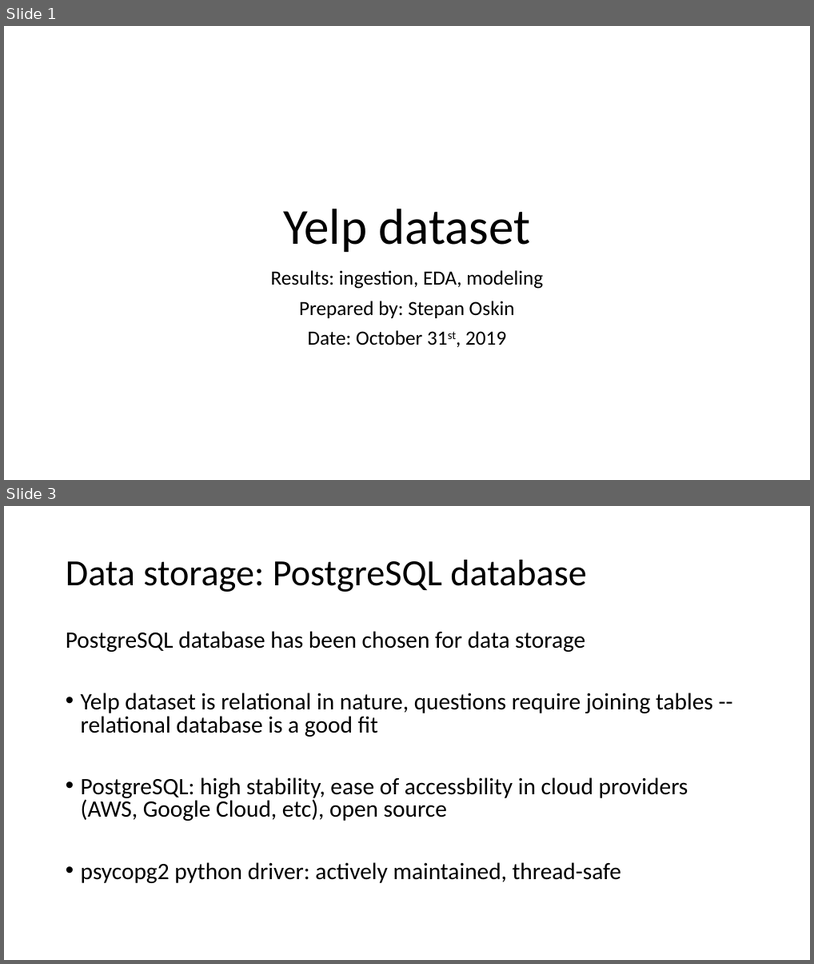
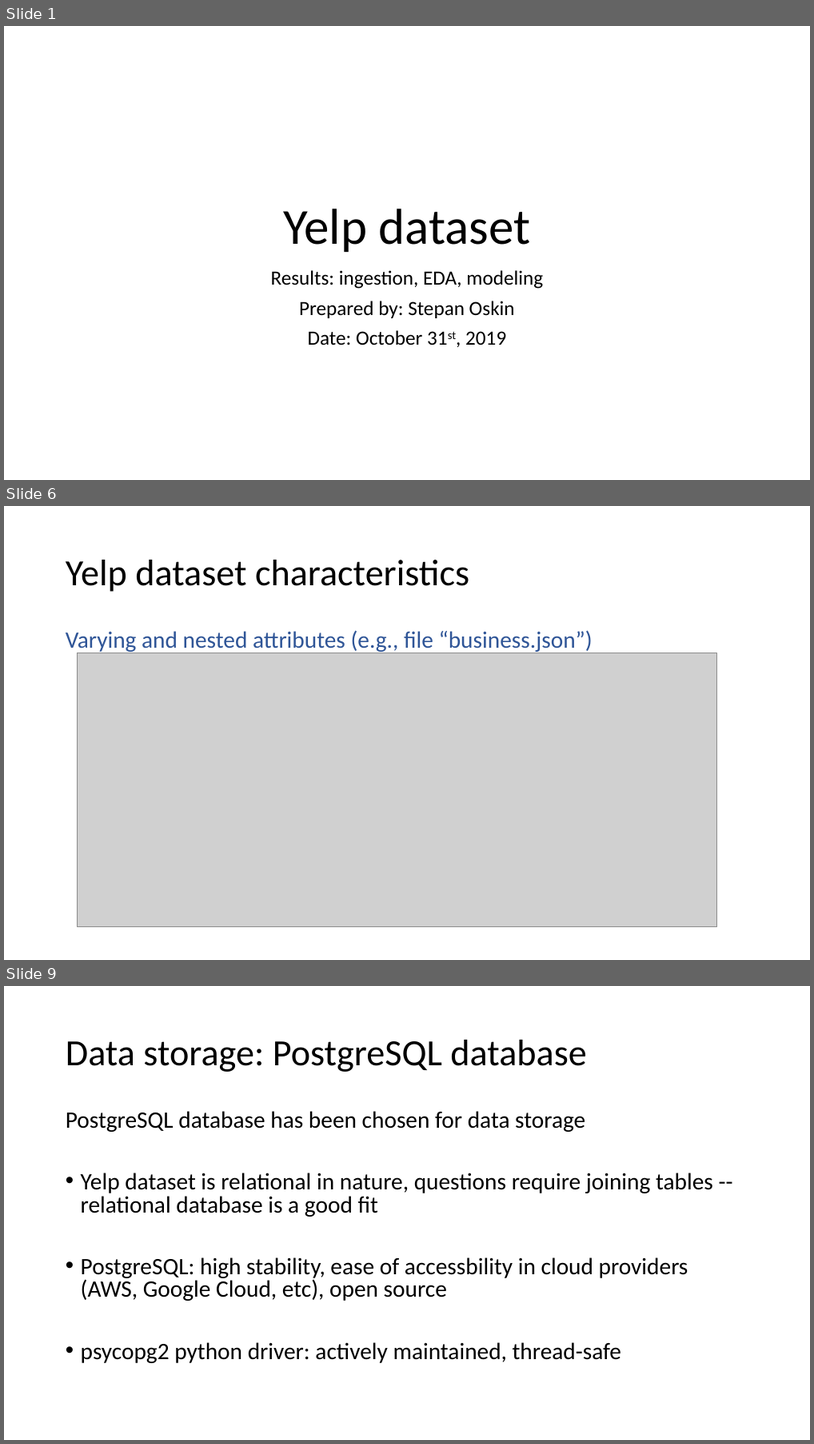
Before and after one commit to stepan-o/lift, a slide deck: presentations/Yelp_dataset_results.pptx. Shown one above the other, each under a label of ours: slides 1 and 3 before the commit, slides 1, 6 and 9 after it; the slides between them are not shown. The pictures are 814x964 and 814x1444 pixels, drawn with LibreOffice and Linux fonts; fonts in the diff are those of the drawing; grey boxes stand for pictures. Boxes give left, top, right and bottom in pixels: in the first picture for what was removed or moved away, otherwise in the second. Text is boxed around its words. In the diff, an @@ line names an element or a change of style, - is before the commit and + after.

```diff
--- a/presentations/Yelp_dataset_results.pptx
+++ b/presentations/Yelp_dataset_results.pptx
@@ slide 6 added at (x1=4, y1=506, x2=810, y2=960), background #FFFFFF @@
@@ title added at (x1=66, y1=560, x2=470, y2=592), 44 pt, text #000000 @@
+Yelp dataset characteristics
@@ text added at (x1=66, y1=630, x2=593, y2=653), 28 pt, text #2F5597 @@
+Varying and nested attributes (e.g., file “business.json”)
@@ picture added at (x1=77, y1=653, x2=718, y2=927) @@
@@ what was slide 3 is now slide 9 @@
```
Also in this commit, not shown: 1 slide changed, 6 other slides added.
